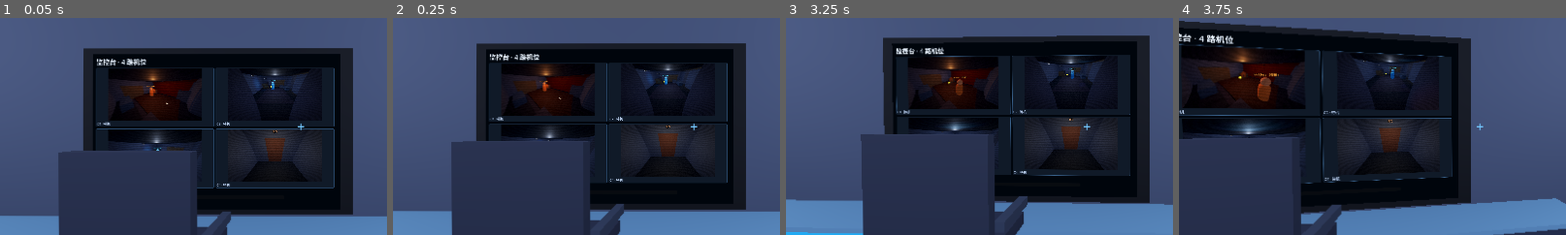
Above: before the commit, frames 1-4 (left to right).
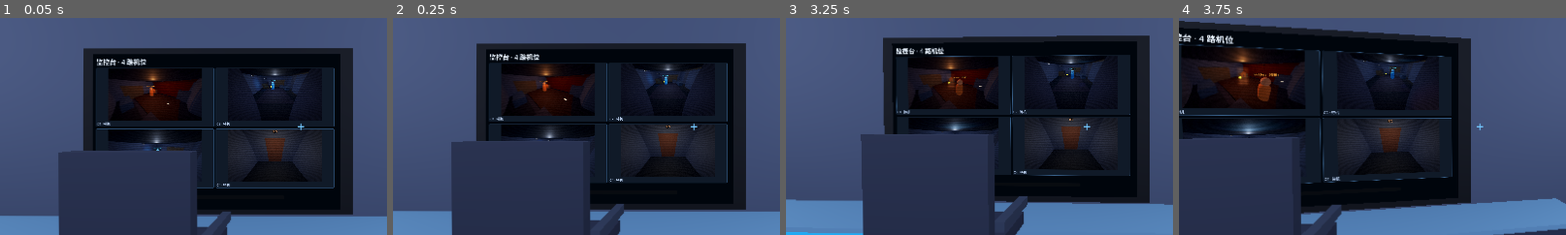
Above: after the commit, the same moments.

Repository: RequieMa/dual-faced-world
Game: Godot game, scene res://scenes/main.tscn
Same seed, same stepped clock (60 frames per second), same inputs: the game is played once before the commit and once after it.
Inputs (mouse positions are % of the whole screen's width and height, from its top left):
- Up to frame 1 (0.05 s): no input
- Up to frame 2 (0.25 s): no input
- Up to frame 3 (3.25 s): tap Enter at 0.5, 2 s; move the mouse to (55, 50) at 0.52 s; hold Up from 0.53 s (still down); tap 1 at 0.6 s; click (55, 50) at 0.67 s; tap Space at 0.77, 1.25, 1.52, 3.02 s; move the mouse to (45, 50) at 1.27 s; tap 2 at 1.35 s; move the mouse to (52, 48) at 2.02 s; tap 3 at 2.1 s; move the mouse to (49, 52) at 2.77 s; tap 4 at 2.85 s; click (49, 52) at 2.92 s
- Up to frame 4 (3.75 s): keep holding Up; tap Space at 3.5 s; move the mouse to (57, 51) at 3.52 s; tap 0 at 3.6 s
The pictures show only the part of the screen within x 11-61%, y 25-75%; the shares and areas given below are measured in that part.

The runs differ from the first frame. In frame 1, less than 0.1% of the frame differs, in the area x 42-44%, y 38-40%; in frame 2, less than 0.1%; in frame 3, less than 0.1%; in frame 4, 0.2%, in the area x 15-28%, y 22-31%.

Commit message:
feat: 程序化舞台火焰、黑体体积渲染与 20 秒烧毁
- 20x24x20 温度/燃料/烟尘 CPU 燃烧场，浮力平流/混合燃烧/扩张
- 3D 纹理 raymarch + 黑体 LUT 加法体积渲染
- 运行时合成的火焰环境音/噼啪声
- 火焰覆盖机位 20 秒后 CameraSession.force_burn 爆炸
- 火焰点接入飞鼠的避火接口
- 测试 104 checks；全量 29 suites 通过

Diff:
--- a/scripts/camera/camera_session.gd
+++ b/scripts/camera/camera_session.gd
@@ -143,6 +143,22 @@
 
 func is_burned(camera_id: String) -> bool:
 	return _burned.has(camera_id)
+
+
+## 外部灾害（火焰）直接烧毁机位；仍走同一套 overload/burned 信号。
+func force_burn(camera_id: String) -> bool:
+	if not _cameras.has(camera_id) or _burned.has(camera_id):
+		return false
+	if _current == camera_id:
+		_current = ""
+		_remain = 0.0
+	_cooldowns.erase(camera_id)
+	_overload_count += 1
+	_burned.append(camera_id)
+	overload_started.emit(camera_id)
+	burned.emit(camera_id)
+	overload_finished.emit(camera_id)
+	return true
 
 
 ## 存档快照：只含运行时状态，配置仍以 surveillance.json 为权威来源。
--- /dev/null
+++ b/scripts/room_demo/fire_system.gd
@@ -0,0 +1,337 @@
+extends Node3D
+## 轻量 3D 燃烧场 + 黑体辐射体积渲染 + 程序化火焰音频。
+##
+## 参考 procedural-fire 的结构：低分辨率 3D 标量场（温度/燃料/烟尘）、
+## 浮力驱动的半拉格朗日平流、混合燃烧、黑体色温度 LUT 和 raymarch。
+## 这里刻意把网格压缩到 20×24×20，并且只在 ~10Hz 更新，先把效果跑通，
+## 后续可以换成 GPU compute / 更低分辨率来优化。
+
+signal camera_threat_changed(camera_id: String, threatened: bool)
+
+const GRID := Vector3i(20, 24, 20)
+const BOX_MIN := Vector3(-10.0, 0.0, -22.0)
+# 体积顶面略低于摄像头（y≈2.82），这样高位机位在体积外也能看到火焰的正面/顶面；
+# 火焰威胁判定仍允许烧到略高于体积的机位。
+const BOX_MAX := Vector3(-2.0, 2.45, -14.0)
+const SOURCE := Vector3(-6.0, 0.18, -18.0)
+const SIM_HZ := 10.0
+const FIRE_START_RADIUS := 0.8
+const FIRE_MAX_RADIUS := 5.6
+const FIRE_GROWTH_PER_SEC := 0.18
+const CAMERA_BURN_TIME := 20.0
+
+const CAMERA_BURN_RADIUS := 0.45
+
+var age := 0.0
+var radius := FIRE_START_RADIUS
+var intensity := 0.0
+
+var _temp: PackedFloat32Array
+var _fuel: PackedFloat32Array
+var _soot: PackedFloat32Array
+var _temp_next: PackedFloat32Array
+var _fuel_next: PackedFloat32Array
+var _soot_next: PackedFloat32Array
+var _accum := 0.0
+var _time := 0.0
+var _texture: ImageTexture3D = null
+var _blackbody_lut: ImageTexture = null
+var _volume: MeshInstance3D = null
+var _audio: AudioStreamPlayer3D = null
+var _audio_stream: AudioStreamWAV = null
+var _rng := RandomNumberGenerator.new()
+
+
+func _ready() -> void:
+	_rng.seed = 991
+	_init_fields()
+	_build_blackbody_lut()
+	_build_texture()
+	_build_volume()
+	_build_audio()
+	_update_texture()
+
+
+func tick(delta: float) -> void:
+	if delta <= 0.0:
+		return
+	age += delta
+	radius = minf(FIRE_MAX_RADIUS, FIRE_START_RADIUS + age * FIRE_GROWTH_PER_SEC)
+	intensity = clampf(age / 8.0, 0.15, 1.0)
+	_accum += delta
+	var steps := 0
+	while _accum >= 1.0 / SIM_HZ and steps < 3:
+		var dt := 1.0 / SIM_HZ
+		_step(dt)
+		_accum -= dt
+		steps += 1
+	if steps > 0:
+		_update_texture()
+		_update_volume_uniforms()
+		_update_audio()
+
+
+## 火焰是否已经烧到某个机位（用于 20 秒曝光烧毁判定）。
+func threatens_camera(camera_position: Vector3) -> bool:
+	if age < 1.0:
+		return false
+	var flat := Vector2(camera_position.x - SOURCE.x, camera_position.z - SOURCE.z)
+	if flat.length() > radius + CAMERA_BURN_RADIUS:
+		return false
+	return camera_position.y <= BOX_MAX.y + 0.8
+
+
+## 给飞鼠的火焰敏感点：火心 + 扩张半径上的四个采样点。
+func get_fire_points() -> Array[Vector3]:
+	var points: Array[Vector3] = [SOURCE + Vector3(0, 0.35, 0)]
+	if radius > 1.2:
+		for direction in [Vector3(1, 0, 0), Vector3(-1, 0, 0), Vector3(0, 0, 1), Vector3(0, 0, -1)]:
+			points.append(SOURCE + direction * radius * 0.72 + Vector3(0, 0.35, 0))
+	return points
+
+
+func debug_stats() -> Dictionary:
+	var max_temperature := 0.0
+	var max_soot := 0.0
+	var max_fuel := 0.0
+	for index in _temp.size():
+		max_temperature = maxf(max_temperature, _temp[index])
+		max_soot = maxf(max_soot, _soot[index])
+		max_fuel = maxf(max_fuel, _fuel[index])
+	return {"temp": max_temperature, "soot": max_soot, "fuel": max_fuel}
+
+
+func get_state() -> Dictionary:
+	return {
+		"age": age,
+		"radius": radius,
+		"intensity": intensity,
+		"source": SOURCE,
+		"grid": GRID,
+		"sim_hz": SIM_HZ,
+	}
+
+
+# --- 3D 场 ---------------------------------------------------------------------
+
+func _init_fields() -> void:
+	var count := GRID.x * GRID.y * GRID.z
+	_temp = _make_field(count)
+	_fuel = _make_field(count)
+	_soot = _make_field(count)
+	_temp_next = _make_field(count)
+	_fuel_next = _make_field(count)
+	_soot_next = _make_field(count)
+
+
+func _make_field(count: int) -> PackedFloat32Array:
+	var field := PackedFloat32Array()
+	field.resize(count)
+	return field
+
+
+func _index(x: int, y: int, z: int) -> int:
+	return (z * GRID.y + y) * GRID.x + x
+
+
+func _cell_position(x: int, y: int, z: int) -> Vector3:
+	var cell := (BOX_MAX - BOX_MIN) / Vector3(GRID)
+	return BOX_MIN + Vector3(x + 0.5, y + 0.5, z + 0.5) * cell
+
+
+func _step(dt: float) -> void:
+	_time += dt
+	var cell := (BOX_MAX - BOX_MIN) / Vector3(GRID)
+	# 火焰扩张同时扩大热解区；否则相机虽然被“半径”判定烧到，画面里却仍是一小撮。
+	var source_radius := 0.45 + radius * 0.28
+	var source_heat := 1050.0
+
+	# Semi-Lagrangian advection with a cheap buoyant + curl-noise velocity.
+	for z in GRID.z:
+		for y in GRID.y:
+			for x in GRID.x:
+				var i := _index(x, y, z)
+				var temperature := _temp[i]
+				var wx := sin(float(y) * 0.7 + float(z) * 0.9 + age * 1.7) * 0.7
+				var wz := cos(float(x) * 0.65 + float(z) * 0.4 - age * 1.1) * 0.7
+				var wy := 0.65 + clampf((temperature - 293.0) / 900.0, 0.0, 2.4)
+				var px := clampi(int(round(x - wx * dt / cell.x)), 0, GRID.x - 1)
+				var py := clampi(int(round(y - wy * dt / cell.y)), 0, GRID.y - 1)
+				var pz := clampi(int(round(z - wz * dt / cell.z)), 0, GRID.z - 1)
+				var s := _index(px, py, pz)
+				_temp_next[i] = _temp[s]
+				_fuel_next[i] = _fuel[s]
+				_soot_next[i] = _soot[s]
+
+	# Source injection around the stage fire point.
+	for z in GRID.z:
+		for y in GRID.y:
+			for x in GRID.x:
+				var p := _cell_position(x, y, z)
+				var flat := Vector2(p.x - SOURCE.x, p.z - SOURCE.z).length()
+				if flat > source_radius or p.y > SOURCE.y + 0.9:
+					continue
+				var i := _index(x, y, z)
+				var falloff := 1.0 - clampf(flat / maxf(source_radius, 0.001), 0.0, 1.0)
+				var flicker := 0.72 + 0.28 * sin(_time * 17.0 + p.x * 9.0 + p.z * 7.0)
+				_fuel_next[i] = maxf(_fuel_next[i], (0.45 + falloff * 0.35) * flicker)
+				_temp_next[i] = maxf(_temp_next[i], source_heat + falloff * 220.0)
+				_soot_next[i] = maxf(_soot_next[i], falloff * 0.14 * flicker)
+
+	# Mixing-limited burn, cooling and soot transport.
+	for z in GRID.z:
+		for y in GRID.y:
+			for x in GRID.x:
+				var i := _index(x, y, z)
+				var fuel := _fuel_next[i]
+				var burn := minf(fuel, 0.65) * (1.0 - exp(-dt * 2.4))
+				_fuel_next[i] = maxf(fuel - burn, 0.0)
+				var temperature := _temp_next[i]
+				temperature += burn * 2100.0
+				temperature -= (temperature - 293.0) * dt * 0.22
+				temperature = maxf(temperature, 293.0)
+				_temp_next[i] = temperature
+				_soot_next[i] = maxf(_soot_next[i] + burn * 0.42, 0.0) * exp(-dt * 0.18)
+				# No fire inside the solid floor.
+				if y == 0 and _temp_next[i] < 500.0:
+					_fuel_next[i] = 0.0
+					_soot_next[i] = 0.0
+
+	_temp = _temp_next
+	_fuel = _fuel_next
+	_soot = _soot_next
+	_temp_next = _make_field(GRID.x * GRID.y * GRID.z)
+	_fuel_next = _make_field(GRID.x * GRID.y * GRID.z)
+	_soot_next = _make_field(GRID.x * GRID.y * GRID.z)
+
+
+# --- 黑体 LUT / 体积纹理 --------------------------------------------------------
+
+func _build_blackbody_lut() -> void:
+	var image := Image.create(256, 1, false, Image.FORMAT_RGBA8)
+	for i in 256:
+		var temperature := lerpf(700.0, 3000.0, float(i) / 255.0)
+		var color := _blackbody_color(temperature)
+		image.set_pixel(i, 0, Color(color.r, color.g, color.b, 1.0))
+	_blackbody_lut = ImageTexture.create_from_image(image)
+
+
+## sRGB 黑体近似（Tanner Helland / Neil Bartlett），避免把 CIE 全表塞进 shader。
+func _blackbody_color(temperature: float) -> Color:
+	var t := clampf(temperature, 700.0, 3000.0) / 100.0
+	var r: float
+	var g: float
+	var b: float
+	if t <= 66.0:
+		r = 255.0
+		g = 99.4708025861 * log(t) - 161.1195681661
+		b = 0.0
+	else:
+		r = 329.698727446 * pow(t - 60.0, -0.1332047592)
+		g = 288.1221695283 * pow(t - 60.0, -0.0755148492)
+		b = 255.0
+	if t >= 66.0:
+		b = 255.0
+	elif t <= 19.0:
+		b = 0.0
+	else:
+		b = 138.5177312231 * log(t - 10.0) - 305.0447927307
+	return Color(clampf(r, 0.0, 255.0) / 255.0, clampf(g, 0.0, 255.0) / 255.0,
+		clampf(b, 0.0, 255.0) / 255.0, 1.0)
+
+
+func _build_texture() -> void:
+	var slices: Array[Image] = []
+	for z in GRID.z:
+		var image := Image.create(GRID.x, GRID.y, false, Image.FORMAT_RGBA8)
+		slices.append(image)
+	_texture = ImageTexture3D.new()
+	_texture.create(Image.FORMAT_RGBA8, GRID.x, GRID.y, GRID.z, false, slices)
+
+
+func _update_texture() -> void:
+	if _texture == null:
+		return
+	var slices: Array[Image] = []
+	for z in GRID.z:
+		var image := Image.create(GRID.x, GRID.y, false, Image.FORMAT_RGBA8)
+		for y in GRID.y:
+			for x in GRID.x:
+				var i := _index(x, y, z)
+				var heat := clampf((_temp[i] - 293.0) / 2200.0, 0.0, 1.0)
+				var soot := clampf(_soot[i], 0.0, 1.0)
+				var fuel := clampf(_fuel[i], 0.0, 1.0)
+				image.set_pixel(x, y, Color(heat, soot, fuel, 1.0))
+		slices.append(image)
+	_texture.update(slices)
+
+
+# --- 视觉 / 音频 ---------------------------------------------------------------
+
+func _build_volume() -> void:
+	var material := ShaderMaterial.new()
+	material.shader = preload("res://shaders/procedural_fire.gdshader")
+	material.set_shader_parameter("fire_tex", _texture)
+	material.set_shader_parameter("blackbody_lut", _blackbody_lut)
+	material.set_shader_parameter("box_min", BOX_MIN)
+	material.set_shader_parameter("box_max", BOX_MAX)
+	material.set_shader_parameter("intensity", intensity)
+	_volume = MeshInstance3D.new()
+	_volume.name = "FireVolume"
+	var box := BoxMesh.new()
+	box.size = BOX_MAX - BOX_MIN
+	_volume.mesh = box
+	_volume.position = (BOX_MIN + BOX_MAX) * 0.5
+	_volume.material_override = material
+	_volume.cast_shadow = GeometryInstance3D.SHADOW_CASTING_SETTING_OFF
+	add_child(_volume)
+
+
+func _update_volume_uniforms() -> void:
+	if _volume == null or _volume.material_override == null:
+		return
+	var material := _volume.material_override as ShaderMaterial
+	material.set_shader_parameter("intensity", intensity)
+
+
+func _build_audio() -> void:
+	var samples := 22050
+	var bytes := PackedByteArray()
+	bytes.resize(samples * 2)
+	var low := 0.0
+	var crackle := 0.0
+	for i in samples:
+		var noise := _rng.randf_range(-1.0, 1.0)
+		low = lerpf(low, noise, 0.035)
+		if _rng.randf() < 0.0012:
+			crackle = _rng.randf_range(0.25, 0.9)
+		crackle *= 0.92
+		var value := low * 0.55 + noise * 0.08 + crackle * (noise * 0.8 + low)
+		value = clampf(value, -1.0, 1.0)
+		var sample := int(value * 32767.0)
+		bytes[i * 2] = sample & 0xFF
+		bytes[i * 2 + 1] = (sample >> 8) & 0xFF
+	_audio_stream = AudioStreamWAV.new()
+	_audio_stream.format = AudioStreamWAV.FORMAT_16_BITS
+	_audio_stream.mix_rate = samples
+	_audio_stream.stereo = false
+	_audio_stream.loop_mode = AudioStreamWAV.LOOP_FORWARD
+	_audio_stream.loop_begin = 0
+	_audio_stream.loop_end = samples
+	_audio_stream.data = bytes
+	_audio = AudioStreamPlayer3D.new()
+	_audio.name = "FireAudio"
+	_audio.stream = _audio_stream
+	_audio.position = SOURCE + Vector3(0, 0.4, 0)
+	_audio.unit_size = 4.0
+	_audio.max_distance = 30.0
+	_audio.volume_db = -22.0
+	add_child(_audio)
+	_audio.play()
+
+
+func _update_audio() -> void:
+	if _audio == null:
+		return
+	_audio.volume_db = lerpf(-22.0, -7.0, intensity)
+	_audio.pitch_scale = 0.94 + intensity * 0.1
--- a/scripts/room_demo/room_demo.gd
+++ b/scripts/room_demo/room_demo.gd
@@ -17,6 +17,7 @@
 const MONITOR_UI_SCRIPT := preload("res://scripts/room_demo/monitor_ui.gd")
 const SCROLL_UI_SCRIPT := preload("res://scripts/room_demo/scroll_screen_ui.gd")
 const SQUIRREL_SCRIPT := preload("res://scripts/room_demo/flying_squirrel.gd")
+const FIRE_SCRIPT := preload("res://scripts/room_demo/fire_system.gd")
 const LENS_SHADER := preload("res://shaders/lens_distortion.gdshader")
 const LENS_STRENGTH := 0.045
 const AVATAR_LOADER := preload("res://scripts/room_demo/avatar_loader.gd")
@@ -66,6 +67,7 @@
 var player: CharacterBody3D = null
 var npcs: Array[Node] = []
 var squirrels: Array[Node] = []
+var fire_system: Node3D = null
 var feeds: Array[Dictionary] = []
 var ui: CanvasLayer = null
 var camera_session: Node = null
@@ -85,6 +87,7 @@
 var _world: Node3D = null
 var _clues: Array[Dictionary] = []
 var _clue_by_id: Dictionary = {}
+var _fire_exposure: Dictionary = {}
 var _door: Node3D = null
 var _door_body: StaticBody3D = null
 var _door_material: StandardMaterial3D = null
@@ -99,6 +102,7 @@
 	_build_observation_rooms()
 	_build_clues()
 	_build_squirrels()
+	_build_fire()
 	_build_camera_models()
 	_build_player()
 	_build_npcs()
@@ -133,6 +137,10 @@
 	for squirrel in squirrels:
 		if is_instance_valid(squirrel):
 			squirrel.tick(npc_delta)
+	if fire_system != null:
+		fire_system.tick(delta)
+		set_fire_sources(fire_system.get_fire_points())
+		_update_fire_camera_exposure(delta)
 	if monitor_ui != null and camera_session != null:
 		monitor_ui.refresh_feed_states(camera_session)
 		_update_dwell_ui()
@@ -923,6 +931,34 @@
 		squirrels.append(squirrel)
 
 
+func _build_fire() -> void:
+	fire_system = FIRE_SCRIPT.new()
+	fire_system.name = "StageFire"
+	_world.add_child(fire_system)
+	# 飞鼠的火焰敏感点：火心 + 扩张半径采样。
+	set_fire_sources(fire_system.get_fire_points())
+
+
+func _update_fire_camera_exposure(delta: float) -> void:
+	if camera_session == null or fire_system == null:
+		return
+	for feed in feeds:
+		var camera_id := String(feed.get("id", ""))
+		if camera_session.is_burned(camera_id):
+			continue
+		var camera: Camera3D = feed.get("camera")
+		if camera == null:
+			continue
+		if fire_system.threatens_camera(camera.global_position):
+			var exposure := float(_fire_exposure.get(camera_id, 0.0)) + delta
+			_fire_exposure[camera_id] = exposure
+			if exposure >= 20.0 and camera_session.force_burn(camera_id):
+				_fire_exposure.erase(camera_id)
+				_notify("%s 被火焰持续烧灼 20 秒，过载爆炸" % camera_id)
+		else:
+			_fire_exposure[camera_id] = maxf(float(_fire_exposure.get(camera_id, 0.0)) - delta * 2.0, 0.0)
+
+
 func _on_squirrel_item_dropped(item: Node3D, drop_position: Vector3) -> void:
 	for clue in _clues:
 		if clue.get("node") == item:
--- /dev/null
+++ b/shaders/procedural_fire.gdshader
@@ -0,0 +1,57 @@
+shader_type spatial;
+// 程序化火焰体积 raymarch：3D 纹理里 x=温度、y=烟尘、z=燃料。
+// 黑体色由 CPU 生成的 LUT 采样；渲染只做加法混合，不写深度。
+render_mode unshaded, blend_add, cull_disabled, depth_draw_never, shadows_disabled;
+
+uniform sampler3D fire_tex : filter_linear, repeat_disable;
+uniform sampler2D blackbody_lut : source_color, filter_linear, repeat_disable;
+uniform vec3 box_min = vec3(-10.0, 0.0, -22.0);
+uniform vec3 box_max = vec3(-2.0, 2.45, -14.0);
+uniform float intensity = 1.0;
+uniform float density_scale = 0.55;
+uniform float emission_scale = 1.35;
+
+void fragment() {
+	vec3 world_frag = (INV_VIEW_MATRIX * vec4(VERTEX, 1.0)).xyz;
+	vec3 ray_origin = CAMERA_POSITION_WORLD;
+	vec3 ray_dir = normalize(world_frag - ray_origin);
+	vec3 inv_dir = 1.0 / ray_dir;
+	vec3 t0 = (box_min - ray_origin) * inv_dir;
+	vec3 t1 = (box_max - ray_origin) * inv_dir;
+	vec3 t_min = min(t0, t1);
+	vec3 t_max = max(t0, t1);
+	float enter = max(max(t_min.x, t_min.y), t_min.z);
+	float exit = min(min(t_max.x, t_max.y), t_max.z);
+	enter = max(enter, 0.0);
+	if (exit <= enter) {
+		discard;
+	}
+
+	const int STEPS = 28;
+	float step_size = (exit - enter) / float(STEPS);
+	vec3 accum = vec3(0.0);
+	float transmittance = 1.0;
+	vec3 box_size = box_max - box_min;
+	for (int i = 0; i < STEPS; i++) {
+		vec3 p = ray_origin + ray_dir * (enter + (float(i) + 0.5) * step_size);
+		vec3 uvw = (p - box_min) / box_size;
+		vec4 field = texture(fire_tex, uvw);
+		float heat = clamp(field.r, 0.0, 1.0);
+		float soot = clamp(field.g, 0.0, 1.0);
+		float fuel = clamp(field.b, 0.0, 1.0);
+		float density = (soot * 0.9 + fuel * 0.16) * density_scale * intensity;
+		// 用廉价的世界空间扰动把均匀的源区打散成火舌/烟团，避免出现一个发光的方盒。
+		float tongue = 0.5 + 0.5 * sin(p.x * 8.0 + p.z * 6.0 + TIME * 4.0)
+			* sin(p.y * 11.0 - TIME * 3.0 + p.x * 3.0);
+		density *= mix(0.28, 1.0, tongue);
+		if (density > 0.001) {
+			vec3 blackbody = texture(blackbody_lut, vec2(heat, 0.5)).rgb;
+			float flicker = 0.88 + 0.12 * sin(TIME * 7.0 + p.y * 8.0 + p.x * 3.0);
+			float alpha = density * step_size * emission_scale * flicker;
+			accum += blackbody * alpha * transmittance;
+			transmittance *= exp(-density * step_size * 1.8);
+		}
+	}
+	ALBEDO = accum;
+	ALPHA = clamp(length(accum) * 2.0, 0.0, 1.0);
+}
--- a/tests/test_room_demo.gd
+++ b/tests/test_room_demo.gd
@@ -185,6 +185,9 @@
 	_check("场景有滚动屏 SubViewport", demo.scroll_viewport != null)
 	_check("3D 滚动屏有屏幕 UI", demo.scroll_ui != null)
 	_check("墙上监控屏有 3D 网格", demo.monitor_mesh != null)
+	_check("场景有程序化火焰系统", demo.fire_system != null)
+	_check("火焰有 3D 体积纹理", demo.fire_system != null and demo.fire_system._texture != null)
+	_check("火焰有程序化音频", demo.fire_system != null and demo.fire_system._audio != null)
 	_check("NPC 使用带碰撞的 CharacterBody3D", demo.npcs[0] is CharacterBody3D
 		and demo.npcs[0].get_node_or_null("NpcCollision") != null)
 	_check("摄像头高度接近天花板", demo.feeds[0]["camera"].global_position.y >= 2.6)
@@ -257,16 +260,19 @@
 		laser_vec.length() > 0.1 and laser_vec.normalized().dot(expected_beam_dir) > 0.999,
 		str(laser_vec))
 	demo.tick(999.0)
+	_check("火焰随时间扩张", demo.fire_system.age > 20.0 and demo.fire_system.radius > 2.0,
+		str(demo.fire_system.get_state()))
 	_check("停留超时后机位烧毁", demo.camera_session.is_burned("C1"))
 	_check("烧毁画面显示雪花", demo.monitor_ui.is_burned_visual("C1"))
 	_check("烧毁后拒绝再进入", not demo.select_feed("C1"))
 
 	demo.set_seated(true)
-	_check("可以放大 C2", demo.select_feed("C2"))
+	_check("火焰持续烧灼后 C2 也过载", demo.camera_session.is_burned("C2"))
+	_check("可以放大 C3", demo.select_feed("C3"))
 	_check("放大后显示返回按钮", demo.ui.is_feed_zoomed())
 	demo.ui._back_button.pressed.emit()
 	_check("返回按钮关闭放大", not demo.ui.is_feed_zoomed())
-	_check("可以放大 C3", demo.select_feed("C3"))
+	_check("可以放大 C4", demo.select_feed("C4"))
 	var esc := InputEventKey.new()
 	esc.keycode = KEY_ESCAPE
 	esc.pressed = true
Not shown, added: scripts/room_demo/fire_system.gd.uid
Not shown, added: shaders/procedural_fire.gdshader.uid
Not shown, changed: docs/ROOM_DEMO.md
